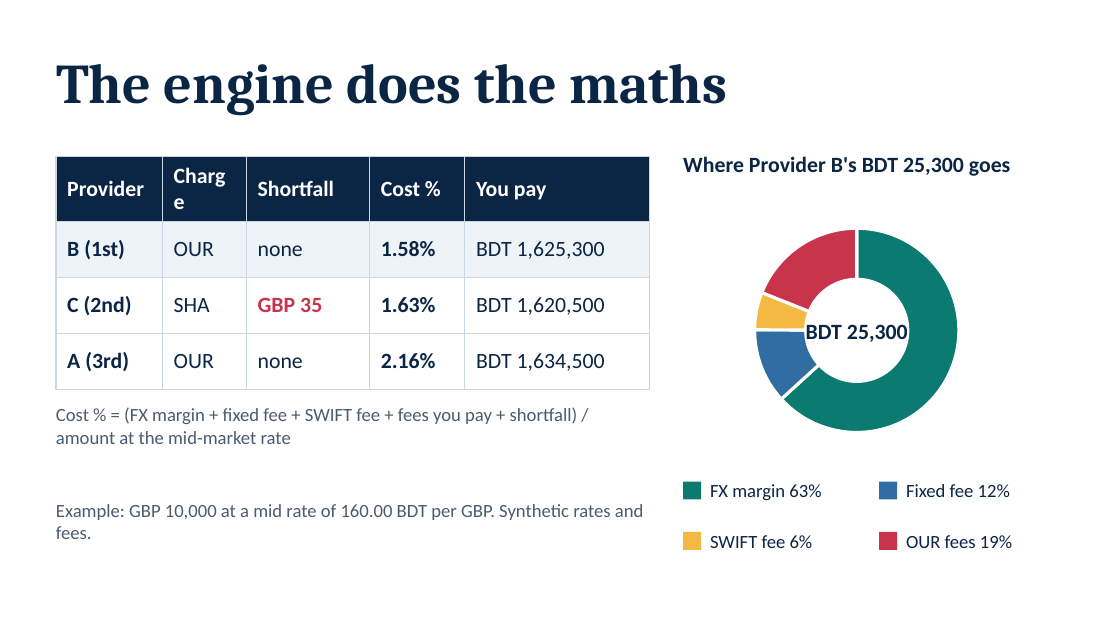
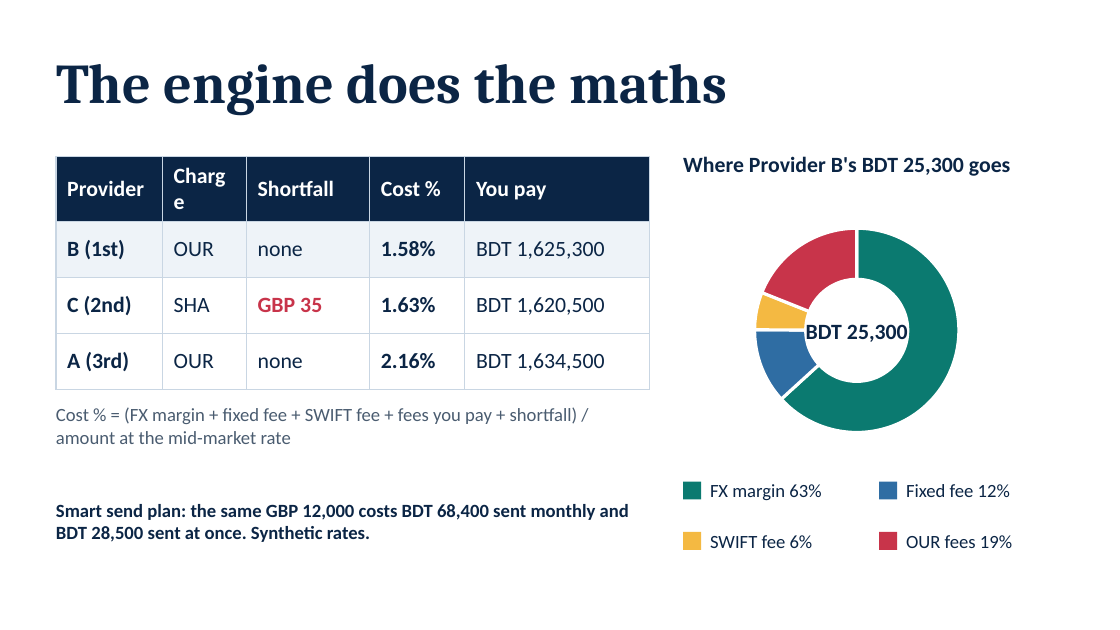
Before and after one commit to NoobCrow/StudyRoute, a slide deck: slide 6 of submission/StudyRoute_Deck.pptx. Drawn at 1120x630 pixels with LibreOffice and Linux fonts; fonts in the diff are those of the drawing. Boxes give left, top, right and bottom in pixels: in the first picture for what was removed or moved away, otherwise in the second. Text is boxed around its words. In the diff, an @@ line names an element or a change of style, - is before the commit and + after.

```diff
--- a/submission/StudyRoute_Deck.pptx
+++ b/submission/StudyRoute_Deck.pptx
@@ text at bbox=[56, 504, 629, 542]: text changed; text colour #4A5C70 to #0B2545; bold on @@
-Example: GBP 10,000 at a mid rate of 160.00 BDT per GBP. Synthetic rates and fees.
+Smart send plan: the same GBP 12,000 costs BDT 68,400 sent monthly and BDT 28,500 sent at once. Synthetic rates.
```
Also in this commit, not shown: 4 other slides changed, 34 other files.
